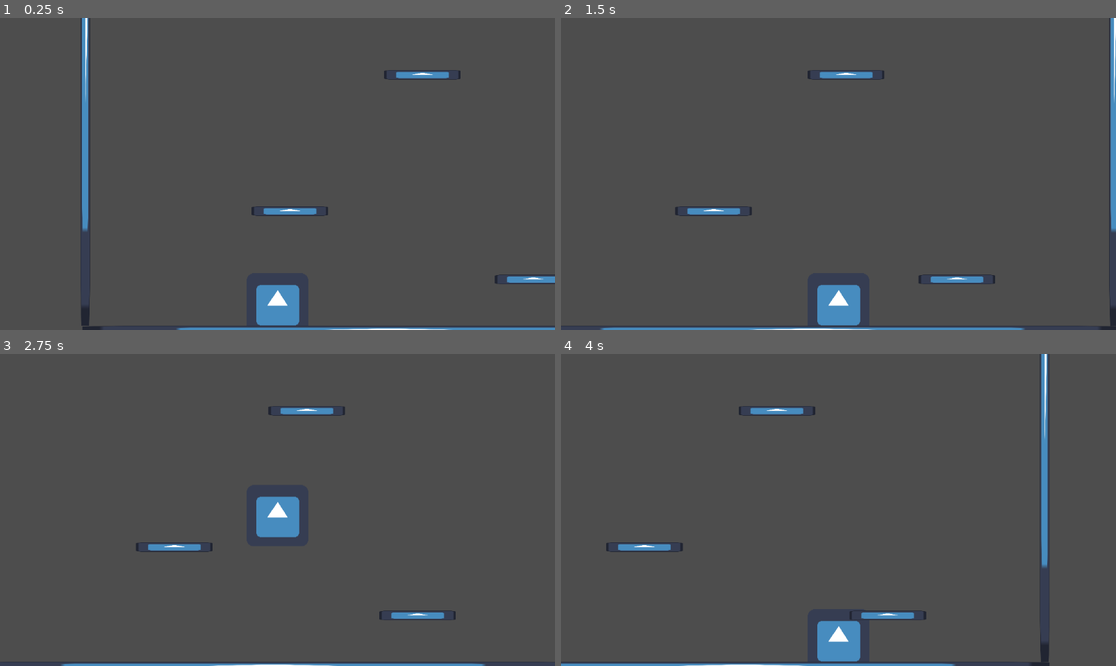
Above: before the commit, frames 1-4 (two rows, left to right).
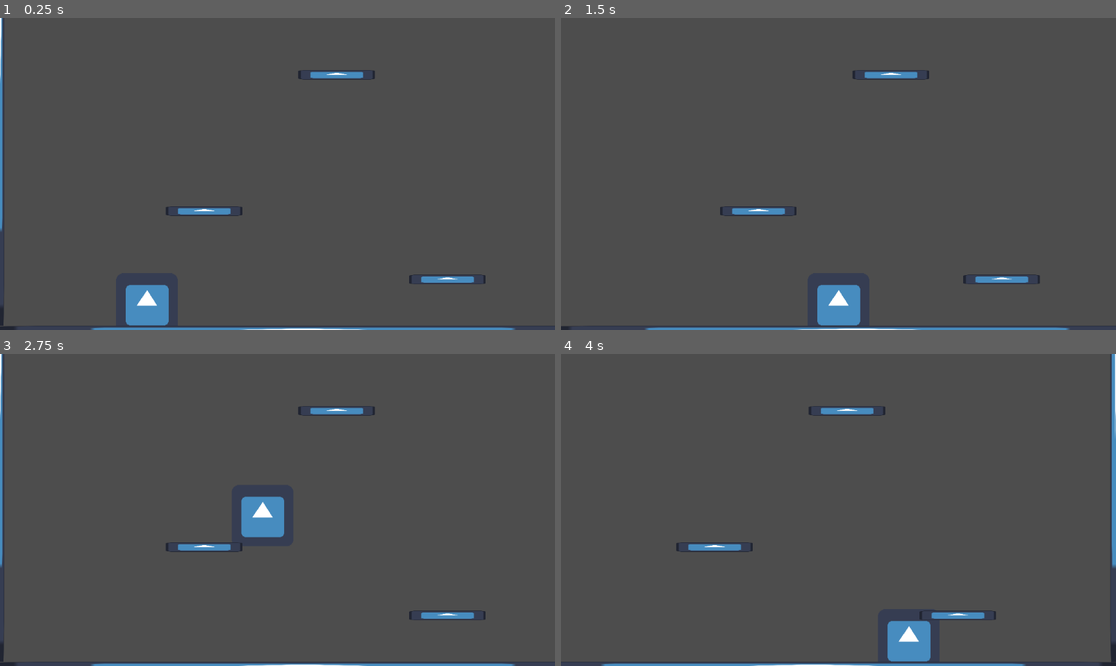
Above: after the commit, the same moments.

Repository: Gl13ch/testGame
Game: Godot game, scene res://LevelOne.tscn
Same seed, same stepped clock (60 frames per second), same inputs: the game is played once before the commit and once after it. This scene is started directly instead of the project's main scene. The engine's default icon, where the game draws it, is replaced by a stand-in: a white triangle on a blue panel in a dark square.
Inputs:
- Up to frame 1 (0.25 s): no input
- Up to frame 2 (1.5 s): tap Enter (ui_accept) at 0.5, 0.77 s; hold Right (ui_right) from 0.53 s (still down)
- Up to frame 3 (2.75 s): tap Enter (ui_accept) at 1.52 s; release Right (ui_right) at 2.03 s; hold Left (ui_left) from 2.03 s (still down)
- Up to frame 4 (4 s): release Left (ui_left) at 2.78 s; hold Right (ui_right) from 2.78 s (still down); tap Enter (ui_accept) at 3.02, 3.77 s

The runs differ from the first frame. In frame 1, 5.7% of the frame differs, in the area x 0-100%, y 0-100%; in frame 2, 2.5%; in frame 3, 2.6%; in frame 4, 6.0%.

Commit message:
player branch as scene

Diff:
--- a/GodotTheRobot.gd
+++ b/GodotTheRobot.gd
@@ -6,7 +6,6 @@
 
 # Get the gravity from the project settings to be synced with RigidBody nodes.
 var gravity = ProjectSettings.get_setting("physics/2d/default_gravity")
-
 
 func _physics_process(delta):
 	# Add the gravity.
--- a/LevelOne.tscn
+++ b/LevelOne.tscn
@@ -1,7 +1,6 @@
-[gd_scene load_steps=8 format=3 uid="uid://dggwcevliepe3"]
+[gd_scene load_steps=7 format=3 uid="uid://dggwcevliepe3"]
 
-[ext_resource type="Script" path="res://GodotTheRobot.gd" id="1_eh0op"]
-[ext_resource type="Texture2D" uid="uid://cj0tqlh8alcmx" path="res://godotMan.png" id="2_iyplv"]
+[ext_resource type="PackedScene" uid="uid://depdcntyt0g68" path="res://godot_the_robot.tscn" id="1_t2pxh"]
 [ext_resource type="Texture2D" uid="uid://b7jx6sm42gvou" path="res://icon.svg" id="2_t8xm5"]
 [ext_resource type="Script" path="res://GodotYellowCoin.gd" id="4_3d2sa"]
 [ext_resource type="Texture2D" uid="uid://dj6vyribngqnb" path="res://godotYellow.png" id="5_4vgos"]
@@ -15,20 +14,8 @@
 [node name="LevelOne" type="Node2D"]
 position = Vector2(-1, 1)
 
-[node name="GodotTheRobot" type="CharacterBody2D" parent="."]
-position = Vector2(342, 579)
-script = ExtResource("1_eh0op")
-JUMP_VELOCITY = -800.0
-metadata/_edit_group_ = true
-
-[node name="CollisionPolygon2D" type="CollisionPolygon2D" parent="GodotTheRobot"]
-polygon = PackedVector2Array(-23, -40, -11, -45, -5, -35, 5, -35, 10, -45, 22, -41, 21, -30, 30, -23, 39, -28, 48, -17, 42, -9, 42, 25, 40, 31, 35, 37, 24, 43, 13, 45, -11, 45, -21, 43, -30, 40, -38, 34, -42, 27, -42, -9, -48, -17, -39, -28, -31, -23, -22, -30)
-
-[node name="Sprite2D" type="Sprite2D" parent="GodotTheRobot"]
-texture = ExtResource("2_iyplv")
-
-[node name="Camera2D" type="Camera2D" parent="GodotTheRobot"]
-limit_bottom = 637
+[node name="GodotTheRobot2" parent="." instance=ExtResource("1_t2pxh")]
+position = Vector2(249, 568)
 
 [node name="StaticBody2D" type="StaticBody2D" parent="."]
 position = Vector2(589, 637)
--- a/LevelThree.tscn
+++ b/LevelThree.tscn
@@ -1,12 +1,11 @@
-[gd_scene load_steps=13 format=3 uid="uid://chb4w1up2ldnu"]
+[gd_scene load_steps=12 format=3 uid="uid://chb4w1up2ldnu"]
 
-[ext_resource type="Script" path="res://GodotTheRobot.gd" id="1_vaf1w"]
-[ext_resource type="Texture2D" uid="uid://cj0tqlh8alcmx" path="res://godotMan.png" id="2_bf8rc"]
+[ext_resource type="PackedScene" uid="uid://depdcntyt0g68" path="res://godot_the_robot.tscn" id="1_3annj"]
 [ext_resource type="PackedScene" uid="uid://cy1lxrnngqnao" path="res://groundBody.tscn" id="3_ml4xw"]
 [ext_resource type="Texture2D" uid="uid://b7jx6sm42gvou" path="res://icon.svg" id="4_m474h"]
 [ext_resource type="Script" path="res://GodotYellowCoin.gd" id="5_uv1b8"]
 [ext_resource type="Texture2D" uid="uid://dj6vyribngqnb" path="res://godotYellow.png" id="6_joqlr"]
-[ext_resource type="PackedScene" uid="uid://ckfjq85umb6nm" path="res://bounce_pad.tscn" id="7_wc1pv"]
+[ext_resource type="PackedScene" uid="uid://ciqbkdwu3r0jo" path="res://bounce_pad.tscn" id="7_wc1pv"]
 
 [sub_resource type="RectangleShape2D" id="RectangleShape2D_y12if"]
 size = Vector2(159, 20)
@@ -25,22 +24,8 @@
 [node name="LevelOne" type="Node2D"]
 position = Vector2(-1, 1)
 
-[node name="GodotTheRobot" type="CharacterBody2D" parent="."]
-position = Vector2(64, 572)
-script = ExtResource("1_vaf1w")
-JUMP_VELOCITY = -800.0
-metadata/_edit_group_ = true
-
-[node name="CollisionPolygon2D" type="CollisionPolygon2D" parent="GodotTheRobot"]
-polygon = PackedVector2Array(-23, -40, -11, -45, -5, -35, 5, -35, 10, -45, 22, -41, 21, -30, 30, -23, 39, -28, 48, -17, 42, -9, 42, 25, 40, 31, 35, 37, 24, 43, 13, 45, -11, 45, -21, 43, -30, 40, -38, 34, -42, 27, -42, -9, -48, -17, -39, -28, -31, -23, -22, -30)
-
-[node name="Sprite2D" type="Sprite2D" parent="GodotTheRobot"]
-texture = ExtResource("2_bf8rc")
-
-[node name="Camera2D" type="Camera2D" parent="GodotTheRobot"]
-limit_left = -57
-limit_right = 1200
-limit_bottom = 637
+[node name="GodotTheRobot2" parent="." instance=ExtResource("1_3annj")]
+position = Vector2(64, 568)
 
 [node name="StaticBody2D" parent="." instance=ExtResource("3_ml4xw")]
 
@@ -150,5 +135,3 @@
 position = Vector2(648, 405)
 scale = Vector2(1, -0.33)
 script = null
-
-[connection signal="body_entered" from="BouncePad" to="GodotTheRobot" method="_on_bounce_pad_body_entered"]
--- a/LevelTwo.tscn
+++ b/LevelTwo.tscn
@@ -1,7 +1,6 @@
-[gd_scene load_steps=18 format=3 uid="uid://cqqubmpk8eee3"]
+[gd_scene load_steps=17 format=3 uid="uid://cqqubmpk8eee3"]
 
-[ext_resource type="Script" path="res://GodotTheRobot.gd" id="1_stmng"]
-[ext_resource type="Texture2D" uid="uid://cj0tqlh8alcmx" path="res://godotMan.png" id="2_w3nvg"]
+[ext_resource type="PackedScene" uid="uid://depdcntyt0g68" path="res://godot_the_robot.tscn" id="1_pyyr3"]
 [ext_resource type="PackedScene" uid="uid://cy1lxrnngqnao" path="res://groundBody.tscn" id="3_2o6ni"]
 [ext_resource type="Texture2D" uid="uid://b7jx6sm42gvou" path="res://icon.svg" id="3_rkurh"]
 [ext_resource type="Script" path="res://GodotYellowCoin.gd" id="4_obq22"]
@@ -31,22 +30,7 @@
 [node name="LevelOne" type="Node2D"]
 position = Vector2(-1, 1)
 
-[node name="GodotTheRobot" type="CharacterBody2D" parent="."]
-position = Vector2(63, 579)
-script = ExtResource("1_stmng")
-JUMP_VELOCITY = -800.0
-metadata/_edit_group_ = true
-
-[node name="CollisionPolygon2D" type="CollisionPolygon2D" parent="GodotTheRobot"]
-polygon = PackedVector2Array(-23, -40, -11, -45, -5, -35, 5, -35, 10, -45, 22, -41, 21, -30, 30, -23, 39, -28, 48, -17, 42, -9, 42, 25, 40, 31, 35, 37, 24, 43, 13, 45, -11, 45, -21, 43, -30, 40, -38, 34, -42, 27, -42, -9, -48, -17, -39, -28, -31, -23, -22, -30)
-
-[node name="Sprite2D" type="Sprite2D" parent="GodotTheRobot"]
-texture = ExtResource("2_w3nvg")
-
-[node name="Camera2D" type="Camera2D" parent="GodotTheRobot"]
-limit_left = -57
-limit_right = 1200
-limit_bottom = 637
+[node name="GodotTheRobot" parent="." instance=ExtResource("1_pyyr3")]
 
 [node name="StaticBody2D" parent="." instance=ExtResource("3_2o6ni")]
 
@@ -158,5 +142,3 @@
 
 [node name="CollisionPolygon2D" type="CollisionPolygon2D" parent="RedEnemy/RedEnemyHitbox"]
 polygon = PackedVector2Array(-23, -40, -11, -45, -5, -35, 5, -35, 10, -45, 22, -41, 21, -30, 30, -23, 39, -28, 48, -17, 42, -9, 42, 25, 40, 31, 35, 37, 24, 43, 13, 45, -11, 45, -21, 43, -30, 40, -38, 34, -42, 27, -42, -9, -48, -17, -39, -28, -31, -23, -22, -30)
-
-[connection signal="body_entered" from="RedEnemy/RedEnemyHitbox" to="GodotTheRobot" method="_on_red_enemy_hitbox_body_entered"]
--- /dev/null
+++ b/godot_the_robot.tscn
@@ -0,0 +1,21 @@
+[gd_scene load_steps=3 format=3 uid="uid://depdcntyt0g68"]
+
+[ext_resource type="Script" path="res://GodotTheRobot.gd" id="1_qbe1h"]
+[ext_resource type="Texture2D" uid="uid://cj0tqlh8alcmx" path="res://godotMan.png" id="2_bi8u1"]
+
+[node name="GodotTheRobot" type="CharacterBody2D"]
+position = Vector2(63, 579)
+script = ExtResource("1_qbe1h")
+JUMP_VELOCITY = -800.0
+metadata/_edit_group_ = true
+
+[node name="CollisionPolygon2D" type="CollisionPolygon2D" parent="."]
+polygon = PackedVector2Array(-23, -40, -11, -45, -5, -35, 5, -35, 10, -45, 22, -41, 21, -30, 30, -23, 39, -28, 48, -17, 42, -9, 42, 25, 40, 31, 35, 37, 24, 43, 13, 45, -11, 45, -21, 43, -30, 40, -38, 34, -42, 27, -42, -9, -48, -17, -39, -28, -31, -23, -22, -30)
+
+[node name="Sprite2D" type="Sprite2D" parent="."]
+texture = ExtResource("2_bi8u1")
+
+[node name="Camera2D" type="Camera2D" parent="."]
+limit_left = -57
+limit_right = 1200
+limit_bottom = 637
Not shown: 1 places in bounce_pad.tscn that only renumber resources
